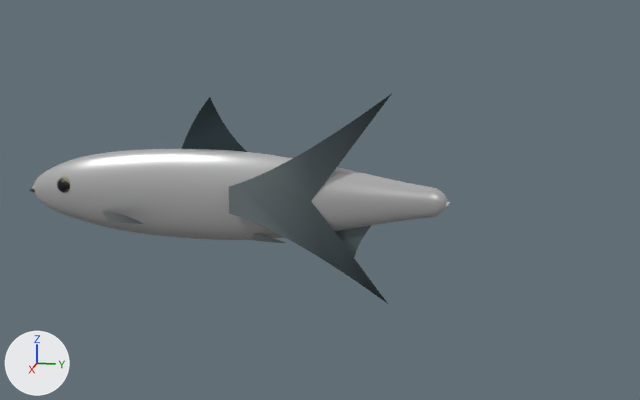
What one commit did to the glTF model models/milkfish.glb.
Camera for both pictures: a 50 mm camera at (0.655, 0.196, 0.245) aimed at (0.0, 0.065, 0.081). The lights are fixed; the arrows at lower left show +X, +Y and +Z. The older version comes first. Where no turn or scale is listed for an object, it has been applied to the vertices. Vertices at exactly the same position are counted once.

Names of what the first picture shows: 'Milkfish_body_mesh', 'Milkfish_tail_mesh' and 1 more.
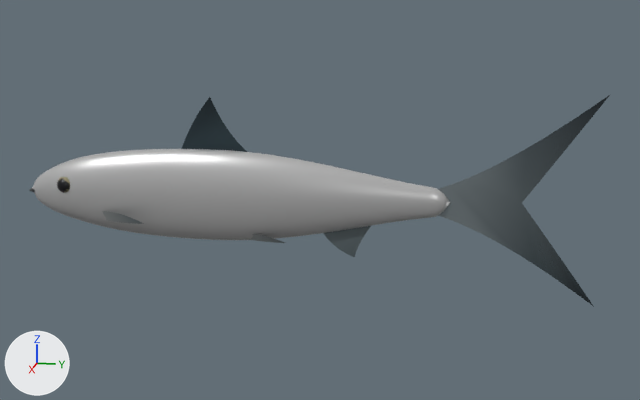
The change in detail:
me_mesh_0 is used by ob_milkfish_tail_mesh; location (-0.0047, 0.1592, 0.0826).
me_mesh_0 had 49 vertices, 47 faces and spanned x 0.006..0.026, y -0.161..-0.04, z -0.083..0.083.
me_mesh_0 now has 49 vertices, 47 faces and spans x -0.019..0.001, y -0.004..0.118, z -0.083..0.083.
me_mesh_0 part 1: the whole mesh is moved by (-0.025, 0.157, 0.0).

What differs and where, as boxes [x1, y1, x2, y2] in the pictures (640 x 400 px):
'Milkfish_tail_mesh', moved: before [229, 94, 391, 304]; after [438, 95, 610, 306]
